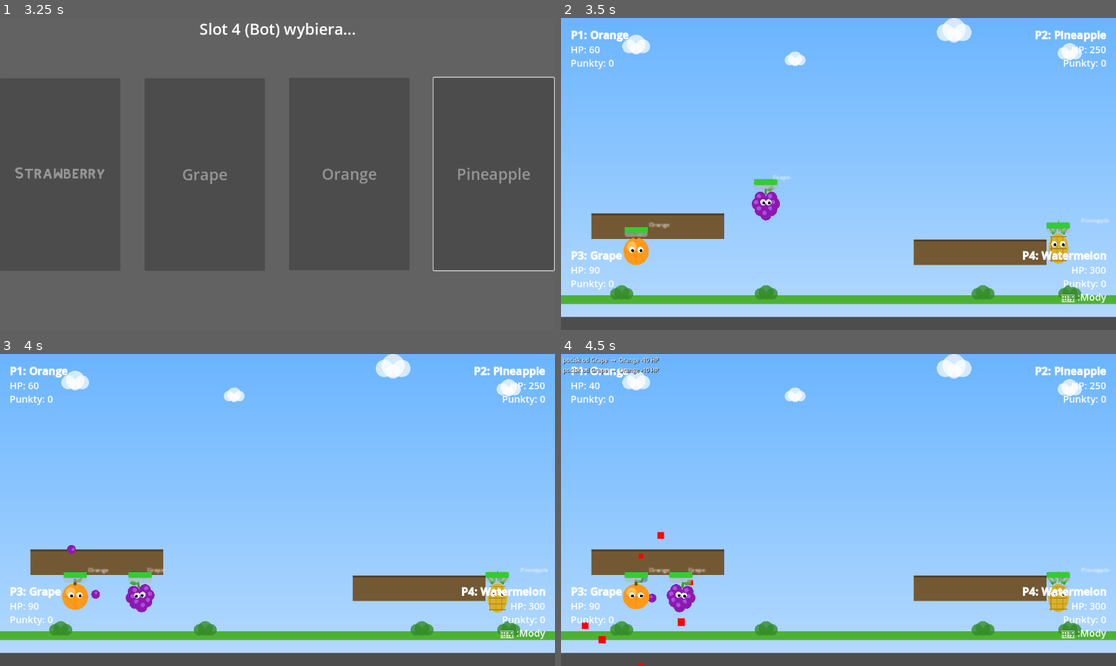
Above: before the commit, frames 1-4 (two rows, left to right).
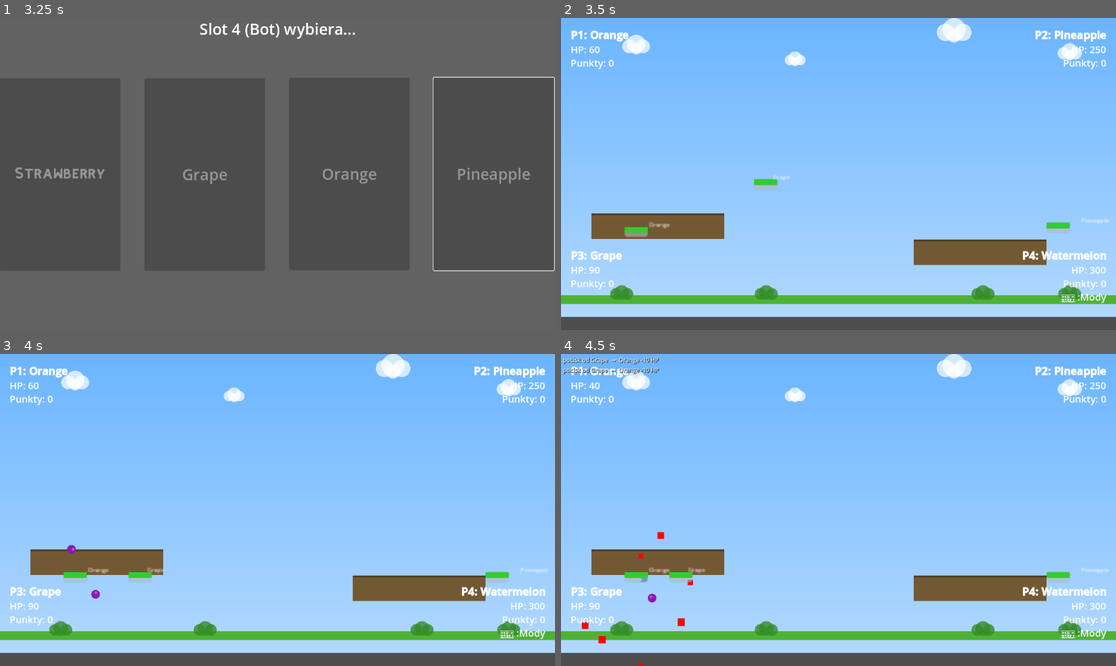
Above: after the commit, the same moments.

Repository: mamamd3/Fruit-Game
Game: Godot game, scene res://scenes/ui/splash_screen.tscn
Same seed, same stepped clock (60 frames per second), same inputs: the game is played once before the commit and once after it.
Inputs (mouse positions are in pixels of both pictures, inside the frame that each line leads up to):
- Up to frame 1 (3.25 s): tap Enter (ui_accept) at 0.5, 0.77 s; move the mouse to (399, 158) at 0.52 s; click (399, 158) at 0.67 s; click "▶ Start gra lokalna" at 1.25 s; click "Orange" at 2 s; click "Pineapple" at 2.75 s
- Up to frame 2 (3.5 s): no input
- Up to frame 3 (4 s): move the mouse to (166, 525) at 3.52 s; click (166, 525) at 3.67 s; tap Enter (ui_accept) at 3.77 s
- Up to frame 4 (4.5 s): move the mouse to (894, 441) at 4.27 s; click (894, 441) at 4.42 s

Frame 1 is identical in both runs. In frame 2, 1.0% of the frame differs, in the area x 11-92%, y 53-80%; in frame 3, 1.0%; in frame 4, 1.0%.
Error before the commit: Invalid access to property or key 'Watermelon' on a base object of type 'Dictionary'. (res://scripts/core/main_game.gd:73)
Error after the commit: Parse Error: Function "_draw_lemon()" not found in base self. (res://scripts/characters/fruit_drawer.gd:18)

Commit message:
feat: add FruitDrawer node to procedurally draw fruit character sprites

Diff:
--- a/scripts/characters/fruit_drawer.gd
+++ b/scripts/characters/fruit_drawer.gd
@@ -14,6 +14,10 @@
 			_draw_orange()
 		"Pineapple":
 			_draw_pineapple()
+		"Lemon":
+			_draw_lemon()
+		"Watermelon":
+			_draw_watermelon()
 
 func _draw_strawberry():
 	# Czerwone ciało - trójkąt zaokrąglony (od góry szeroki, dół wąski)
